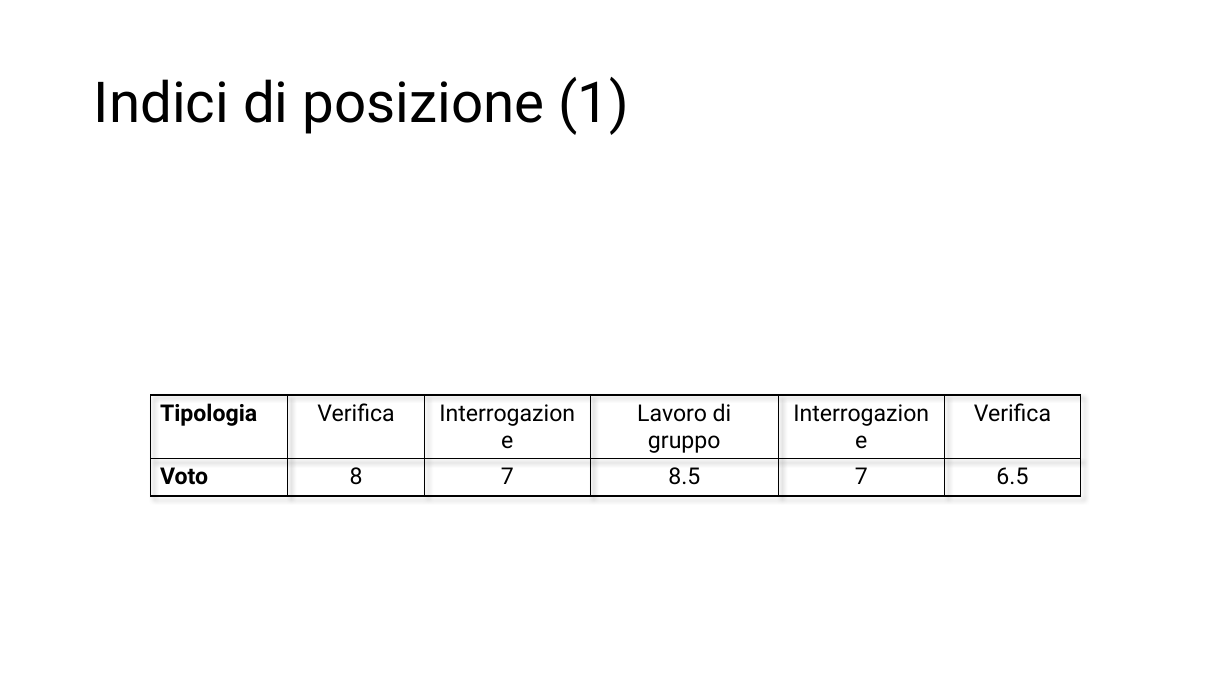
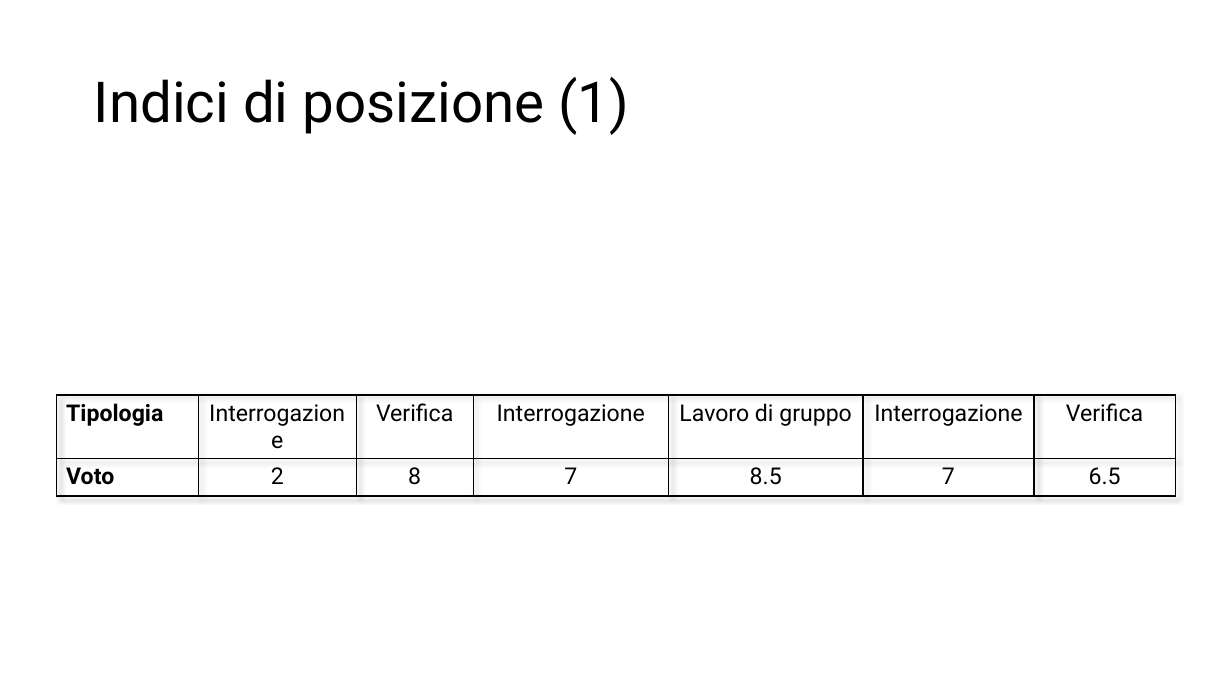
Before and after one commit to rborgoni/B.STAT.5, a slide deck: slide 6 of Slide/BSTAT5 - IntroR - 1.pptx (slide 5 before the commit). Drawn at 1232x693 pixels with LibreOffice and Linux fonts; fonts in the diff are those of the drawing; grey boxes stand for pictures. Boxes give left, top, right and bottom in pixels: in the first picture for what was removed or moved away, otherwise in the second. Text is boxed around its words. In the diff, an @@ line names an element or a change of style, - is before the commit and + after.

```diff
--- a/Slide/BSTAT5 - IntroR - 1.pptx
+++ b/Slide/BSTAT5 - IntroR - 1.pptx
@@ table at box(57, 396, 1176, 489) @@
+column 2: Interrogazione | 2
@@ table: place and size @@
-table at box(151, 396, 1080, 489)
+table at box(57, 396, 1176, 489)
```
Also in this commit, not shown: 1 other slide changed, 9 slides added, 5 other files.
